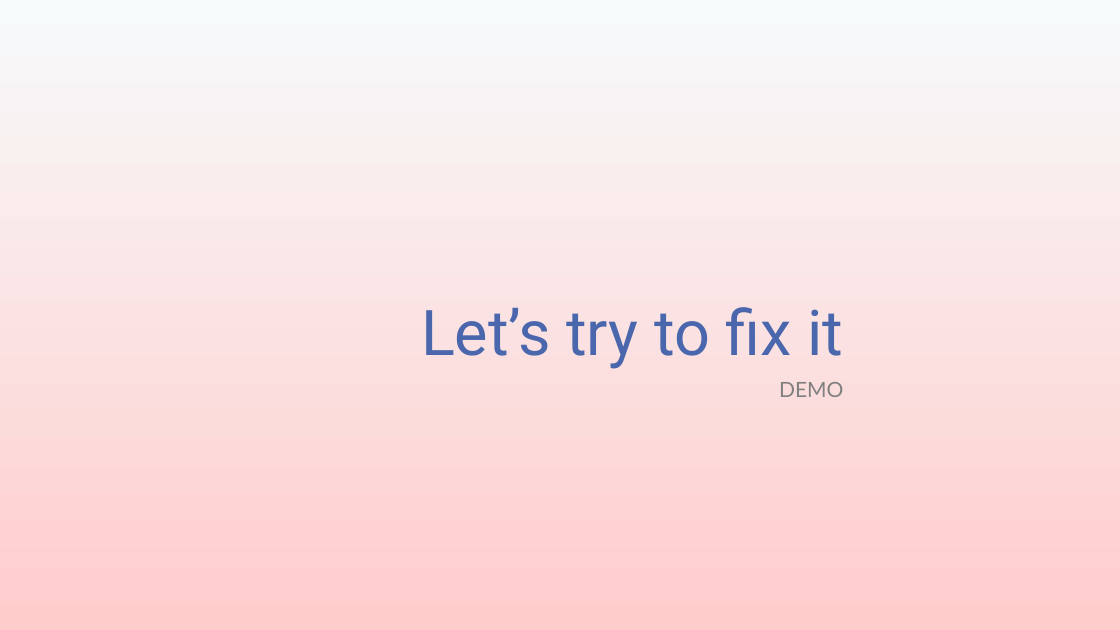
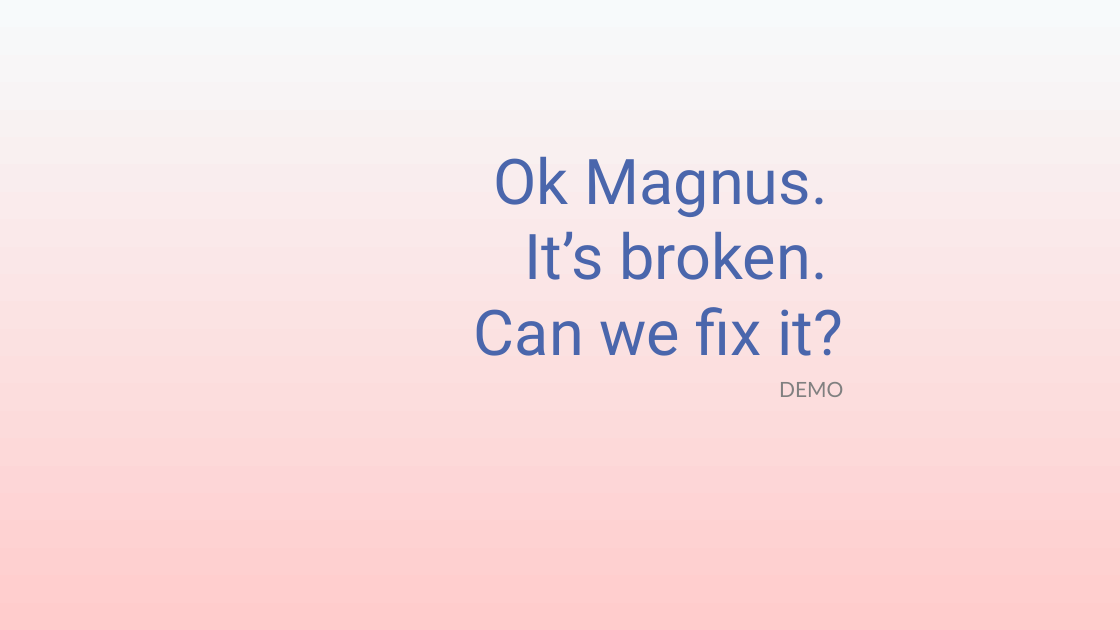
Before and after one commit to transmokopter/Presentations, a slide deck: slide 16 of Statistics an unreliable friend/SQL Saturday 971 Oslo - Statistics an unreliable friend/Statistics_An_Unreliable_Friend_Transmokopter.pptx (slide 15 before the commit). Drawn at 1120x630 pixels with LibreOffice and Linux fonts; fonts in the diff are those of the drawing; background and template pictures are left out. Boxes give left, top, right and bottom in pixels: in the first picture for what was removed or moved away, otherwise in the second. Text is boxed around its words. In the diff, an @@ line names an element or a change of style, - is before the commit and + after.

```diff
--- a/Statistics an unreliable friend/SQL Saturday 971 Oslo - Statistics an unreliable friend/Statistics_An_Unreliable_Friend_Transmokopter.pptx
+++ b/Statistics an unreliable friend/SQL Saturday 971 Oslo - Statistics an unreliable friend/Statistics_An_Unreliable_Friend_Transmokopter.pptx
@@ title at bbox=[474, 156, 844, 356]: text changed @@
-Let’s try to fix it
+Ok Magnus.
+It’s broken.
+Can we fix it?
```
Also in this commit, not shown: 4 other slides changed, 4 slides added, 2 slides removed.
